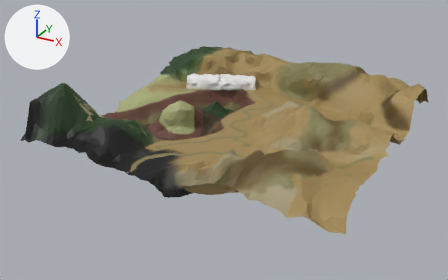
The FBX model Unity_File/Assets/Models/Terrain/TM12_Terrain.fbx, before and after one commit.
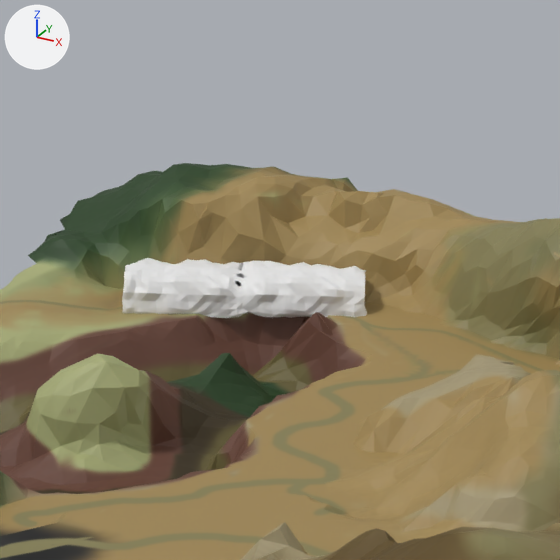
Each version is shown whole from a 50 mm lens placed at (-201.0, -700.0, 260.0), pointed at (-488.0, -177.0, -2.0), then close up on the part from 34% to 69% of the width and 0% to 57% of the height. Every picture has the same lights, and +X, +Y and +Z are marked at upper left. Where no turn or scale is listed for an object, it has been applied to the vertices.

The first close-up shows 'TM12.Dryfork', 'TM12.MineEntrance', 'TM12.MissingHill', 'TM12.NextValley', 'TM12.ThreelineValley_Down', 'TM12.ThreelineValley_Up', 'TM12_Starsand2', 'cave'.
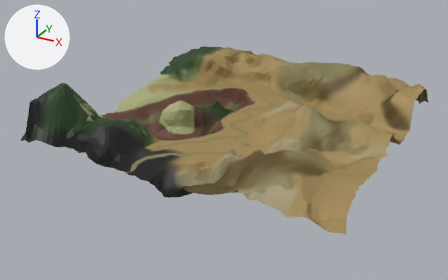
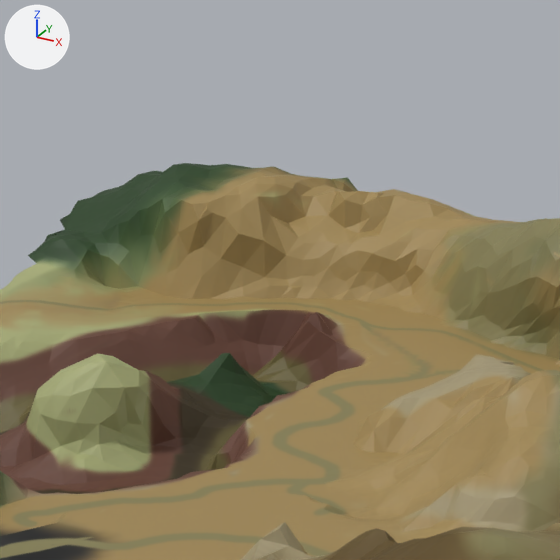
Pixel boxes (x1, y1, x2, y2) of what changed, in the close-ups (560 x 560 px):
'cave', deleted
    before: (122, 258, 367, 318)

What changed in the scene script:
```text
Remove ob_cave:
    ob_cave = bpy.data.objects.new('cave', me_cube_003)
    ob_cave.location = (-591.2, -80.6, 12.4)
```
